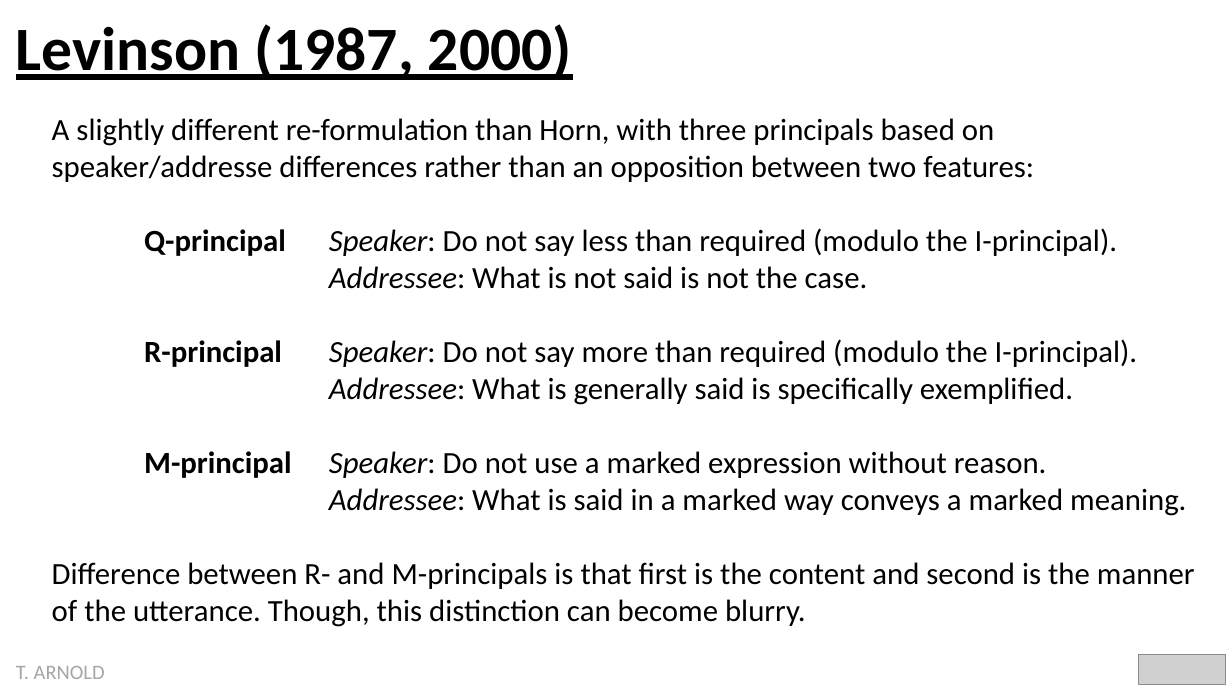
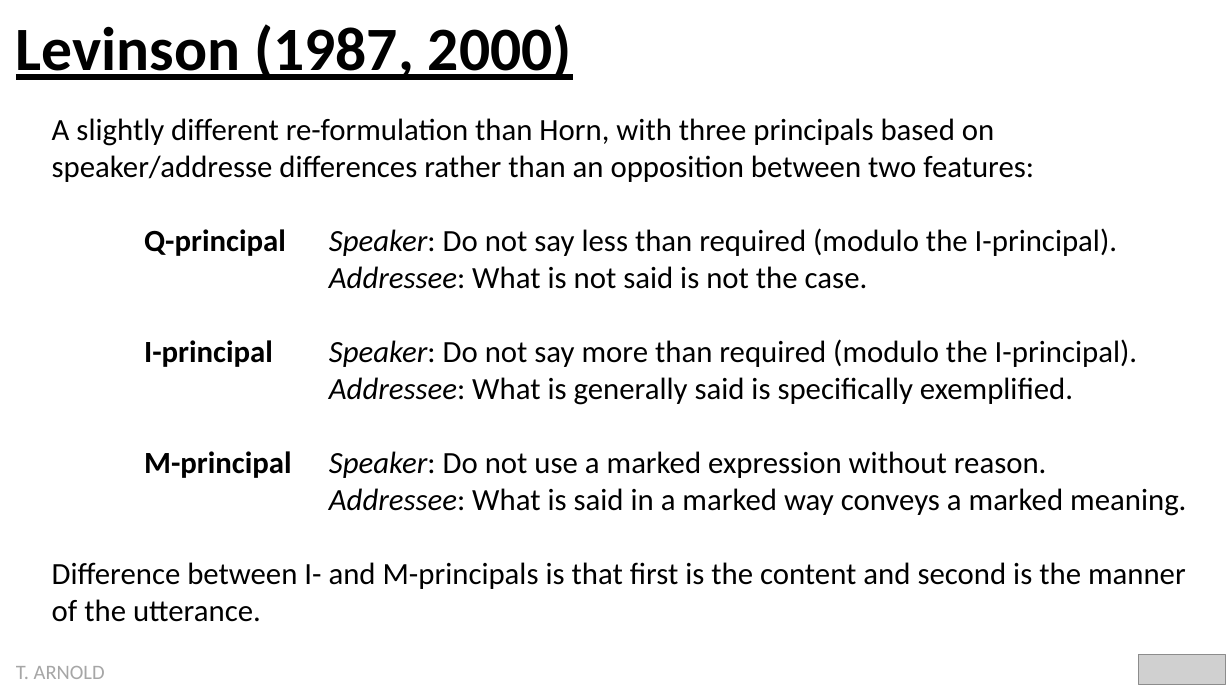
Before and after one commit to statsmaths/ling297-f22, a slide deck: slide 7 of extra/implicature.pptx. Drawn at 1232x693 pixels with LibreOffice and Linux fonts; fonts in the diff are those of the drawing; grey boxes stand for pictures. Boxes give left, top, right and bottom in pixels: in the first picture for what was removed or moved away, otherwise in the second. Text is boxed around its words. In the diff, an @@ line names an element or a change of style, - is before the commit and + after.

```diff
--- a/extra/implicature.pptx
+++ b/extra/implicature.pptx
@@ text at bbox=[144, 339, 1137, 367]: text changed @@
-R-principal Speaker: Do not say more than required (modulo the I-principal).
+I-principal Speaker: Do not say more than required (modulo the I-principal).
@@ text at bbox=[52, 562, 1186, 622]: text changed @@
-Difference between R- and M-principals is that first is the content and second is the manner of the utterance. Though, this distinction can become blurry.
+Difference between I- and M-principals is that first is the content and second is the manner of the utterance.
```
Also in this commit, not shown: 4 other slides changed, 2 slides added, 1 other file.
